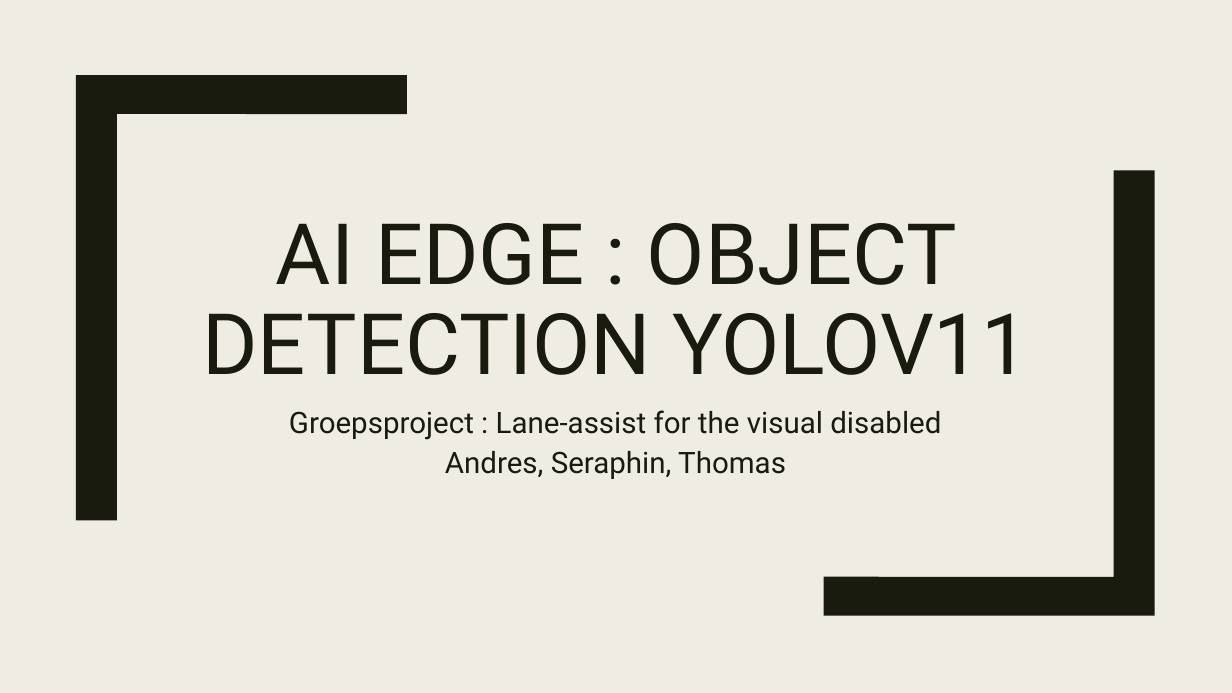
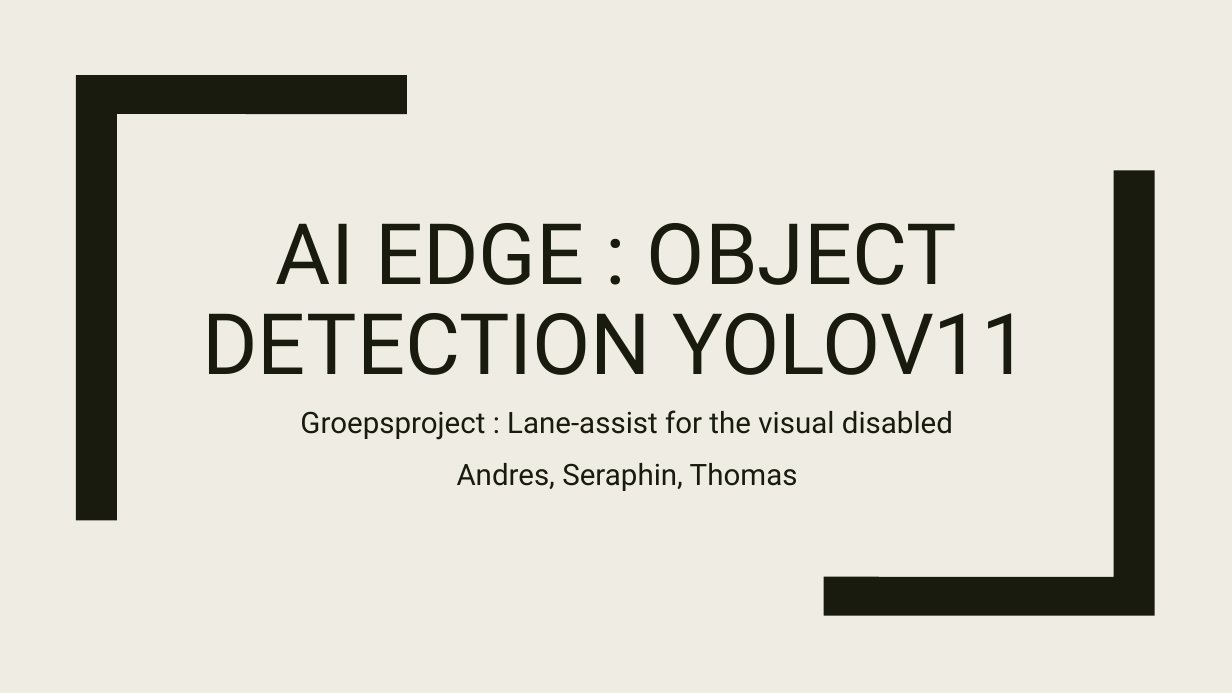
Before and after one commit to SampersS/yolov11, a slide deck: slide 1 of AIEdge_Groepsproject_presentatie.pptx. Drawn at 1232x693 pixels with LibreOffice and Linux fonts; fonts in the diff are those of the drawing. Boxes give left, top, right and bottom in pixels: in the first picture for what was removed or moved away, otherwise in the second. Text is boxed around its words. In the diff, an @@ line names an element or a change of style, - is before the commit and + after.

```diff
--- a/AIEdge_Groepsproject_presentatie.pptx
+++ b/AIEdge_Groepsproject_presentatie.pptx
@@ subtitle "Groepsproject : Lane-assist for the ..." at (300,410,953,491): indent changed; more space between paragraphs @@
```
Also in this commit, not shown: 5 other slides changed.
